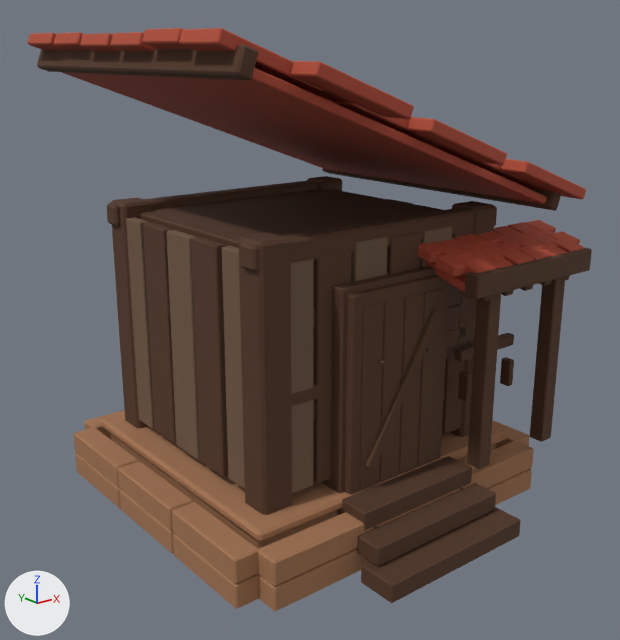
Renders of the glTF model public/assets/models/prop_tool_shed_a.glb from each side of a commit.
Rendered twice from a 50 mm camera at (-4.51, -5.78, 3.82) aimed at (-0.05, -0.2, 1.58). Every picture has the same lights, and +X, +Y and +Z are marked at lower left. The picture after the commit comes second. Where no turn or scale is listed for an object, it has been applied to the vertices. Vertices at exactly the same position are counted once.

Objects in the first picture: 'prop_tool_shed_a_material_00', 'prop_tool_shed_a_material_01', 'prop_tool_shed_a_material_02', 'prop_tool_shed_a_material_03'.
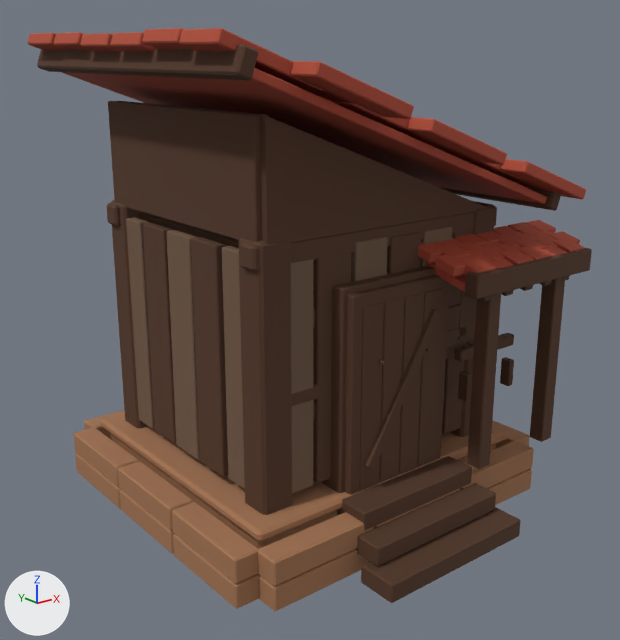
Boxes [x1, y1, x2, y2] around the edits, measured in the pictures (620 x 640 px):
part 1 of me_prop_tool_shed_a_material_01_mesh, added (brown)
    after: [108, 101, 268, 242]
part 2 of me_prop_tool_shed_a_material_01_mesh, added (brown)
    after: [260, 115, 488, 244]

What the commit changed:
me_prop_tool_shed_a_material_01_mesh is used by ob_prop_tool_shed_a_material_01; location (0.1, -0.25, 1.93).
me_prop_tool_shed_a_material_01_mesh had 1560 vertices, 2856 faces and spanned x -1.72..1.72, y -1.74..1.74, z -1.93..1.93.
me_prop_tool_shed_a_material_01_mesh now has 1572 vertices, 2872 faces and spans x -1.72..1.72, y -1.74..1.74, z -1.93..1.93.
me_prop_tool_shed_a_material_01_mesh part 1: a new loose piece of 24 vertices spanning x -1.31..-1.19, y -0.81..1.31, z 0.62..1.49, in mat_wood_dark_01.
Part 2, on me_prop_tool_shed_a_material_01_mesh:
6 vertices are added at (-1.26, -0.87, 0.62), (1.06, -0.87, 0.62), (-1.26, -0.87, 1.49), (-1.26, 1.25, 0.62), (1.06, 1.25, 0.62), (-1.26, 1.25, 1.49).
6 new vertices lie (0.0, 0.12, 0.0) away from vertices in x -1.26..1.06, y -0.87..1.25, z 0.62..1.49.
16 new faces join them.
Other edits to the shape of me_prop_tool_shed_a_material_01_mesh do not show in these pictures.
